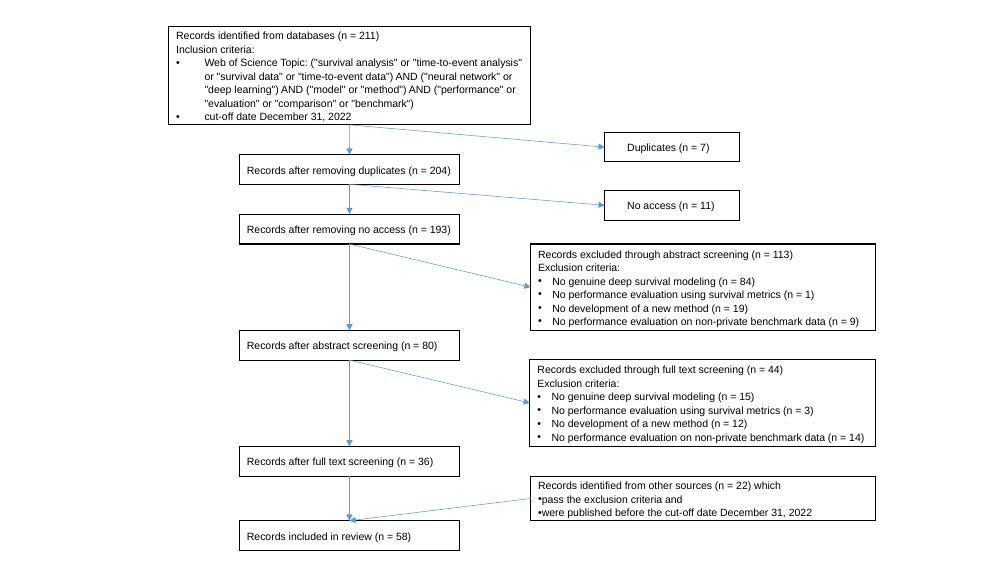
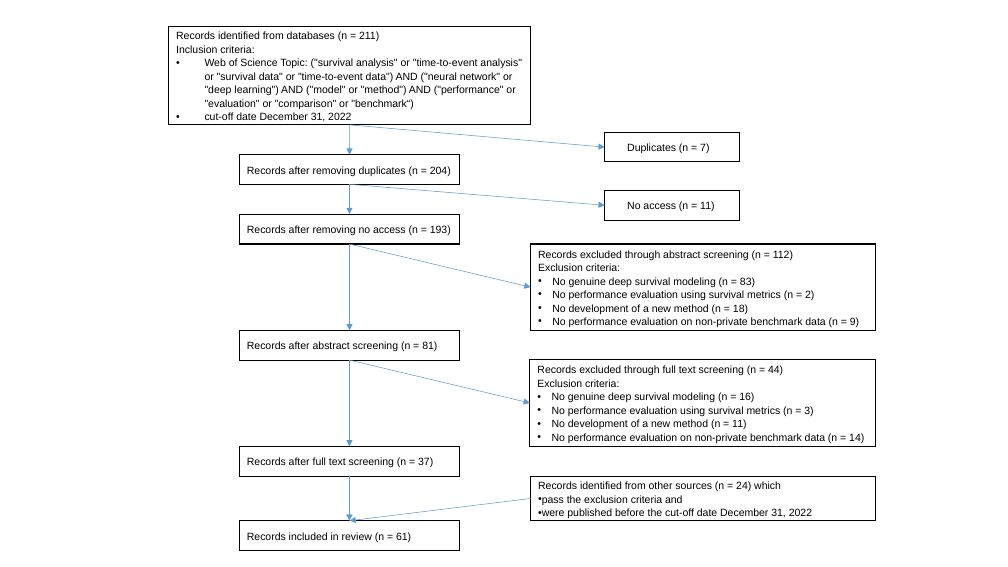
Before and after one commit to survival-org/DL4Survival, a slide deck: slide 1 of results/diagrams.pptx. Drawn at 1008x567 pixels with LibreOffice and Linux fonts; fonts in the diff are those of the drawing. Boxes give left, top, right and bottom in pixels: in the first picture for what was removed or moved away, otherwise in the second. Text is boxed around its words. In the diff, an @@ line names an element or a change of style, - is before the commit and + after.

```diff
--- a/results/diagrams.pptx
+++ b/results/diagrams.pptx
@@ text in rectangle at (552,277,814,314): text changed @@
-• No genuine deep survival modeling (n = 84)
-• No performance evaluation using survival metrics (n = 1)
-• No development of a new method (n = 19)
+• No genuine deep survival modeling (n = 83)
+• No performance evaluation using survival metrics (n = 2)
+• No development of a new method (n = 18)
@@ text in rectangle at (247,341,437,351): text changed @@
-Records after abstract screening (n = 80)
+Records after abstract screening (n = 81)
@@ text in rectangle at (552,419,746,429): text changed @@
-• No development of a new method (n = 12)
+• No development of a new method (n = 11)
@@ text in rectangle at (247,457,433,467): text changed @@
-Records after full text screening (n = 36)
+Records after full text screening (n = 37)
@@ text in rectangle at (538,481,781,491): text changed @@
-Records identified from other sources (n = 22) which
+Records identified from other sources (n = 24) which
@@ text in rectangle at (247,532,411,542): text changed @@
-Records included in review (n = 58)
+Records included in review (n = 61)
```
Also in this commit, not shown: 32 other files.
